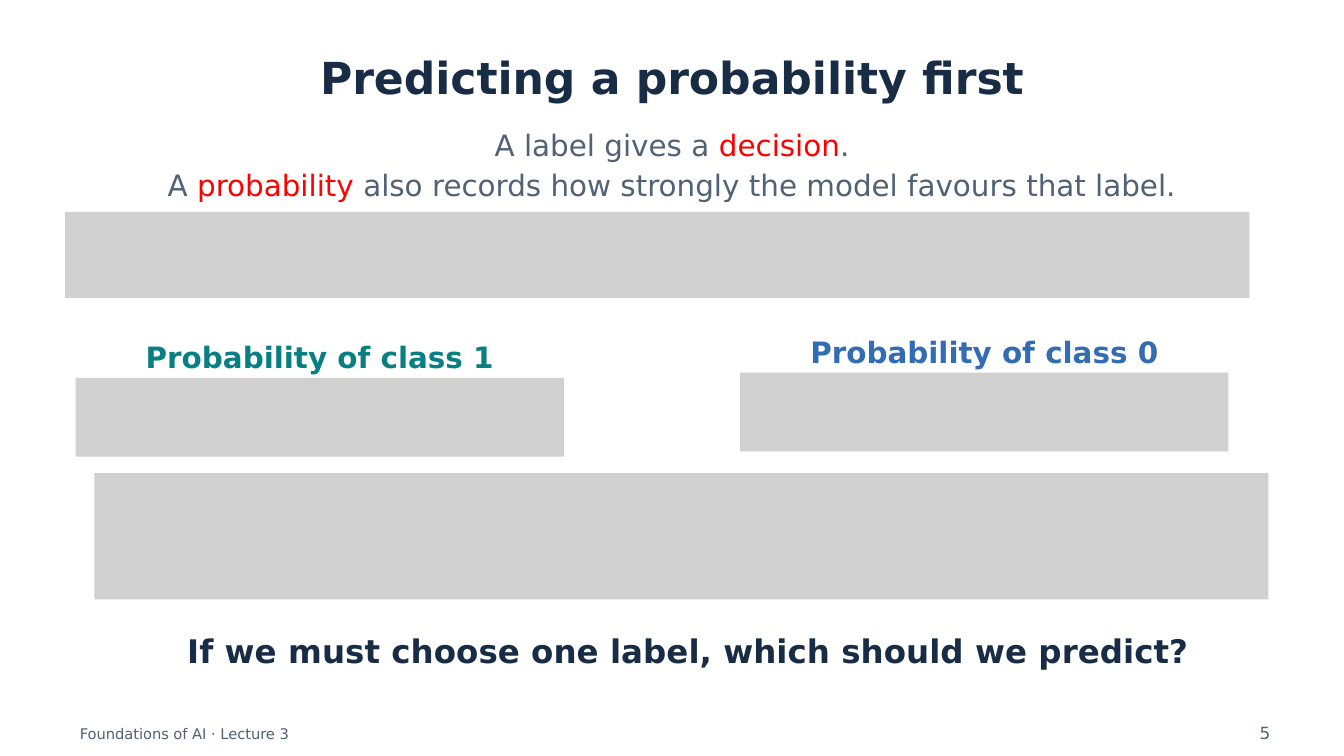
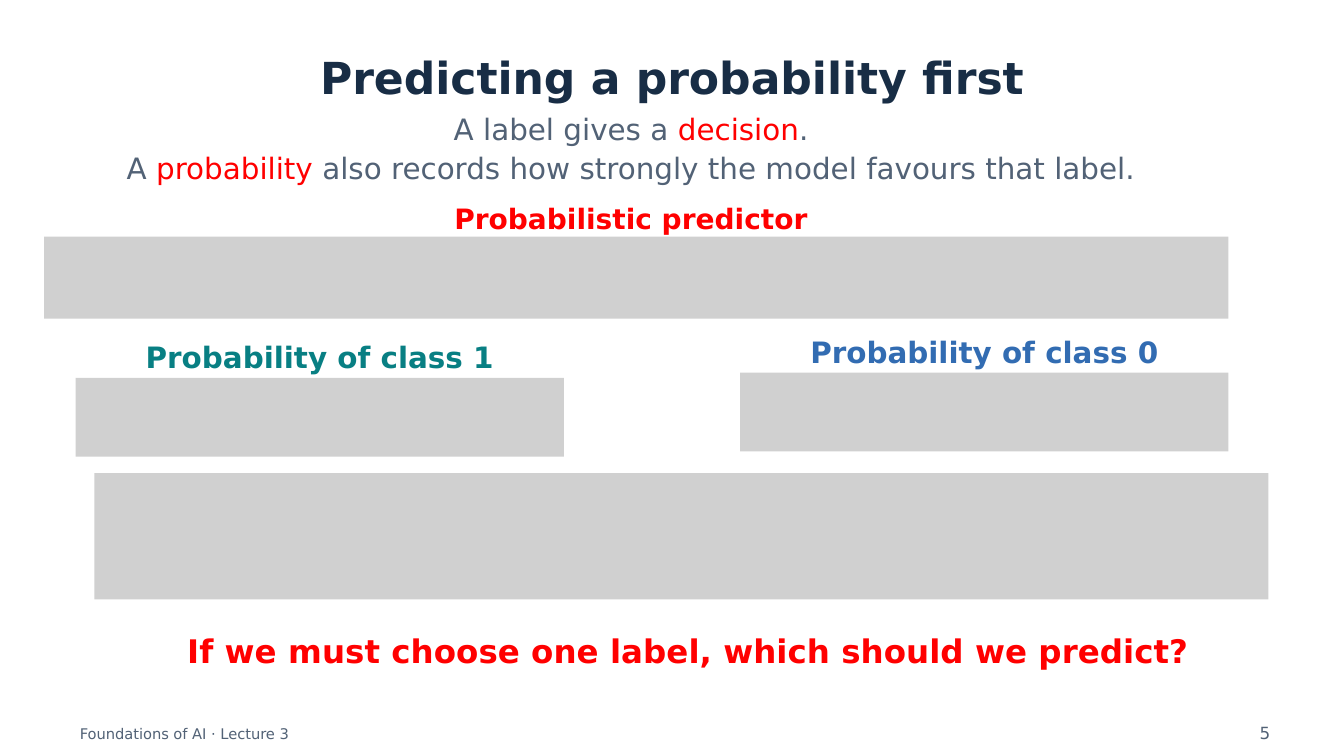
Before and after one commit to semtm0051/2026_27, a slide deck: slide 5 of Week_03/Slides/Week_03 - Slides.pptx. Drawn at 1344x756 pixels with LibreOffice and Linux fonts; fonts in the diff are those of the drawing; grey boxes stand for pictures. Boxes give left, top, right and bottom in pixels: in the first picture for what was removed or moved away, otherwise in the second. Text is boxed around its words. In the diff, an @@ line names an element or a change of style, - is before the commit and + after.

```diff
--- a/Week_03/Slides/Week_03 - Slides.pptx
+++ b/Week_03/Slides/Week_03 - Slides.pptx
@@ text "A label gives a decision.": place and size @@
-text "A label gives a decision." at bbox=[168, 133, 1175, 202]
+text "A label gives a decision." at bbox=[127, 117, 1134, 230]
@@ text at bbox=[454, 207, 652, 230]: paragraph added @@
+Probabilistic predictor
@@ picture: place and size @@
-picture at bbox=[66, 212, 1250, 297]
+picture at bbox=[44, 237, 1229, 319]
@@ text "If we must choose one ..." at bbox=[187, 638, 1187, 670]: text colour #182D45 to #FF0000 @@
```
Also in this commit, not shown: 11 other slides changed, 1 slide removed, 1 other file.
